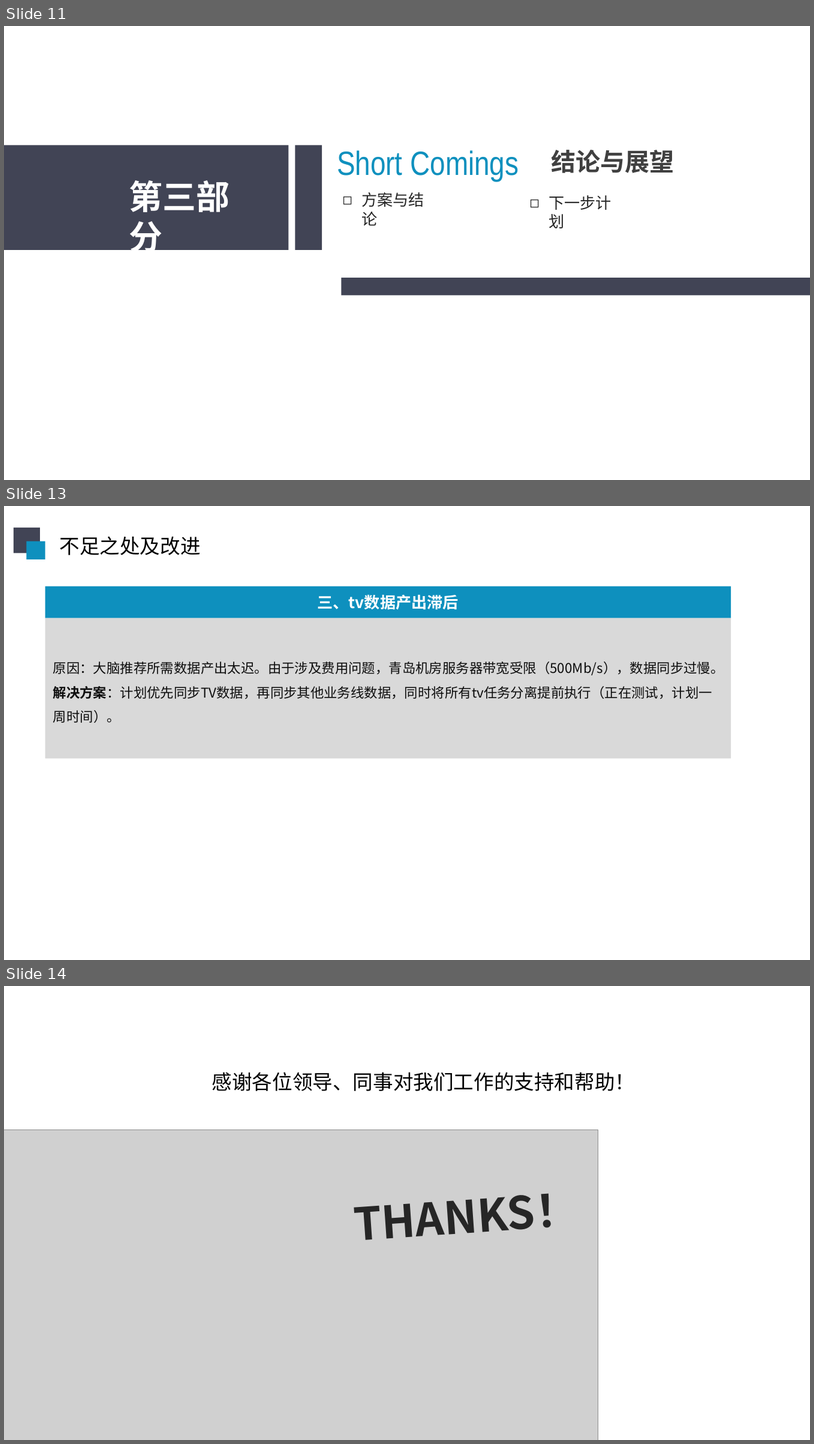
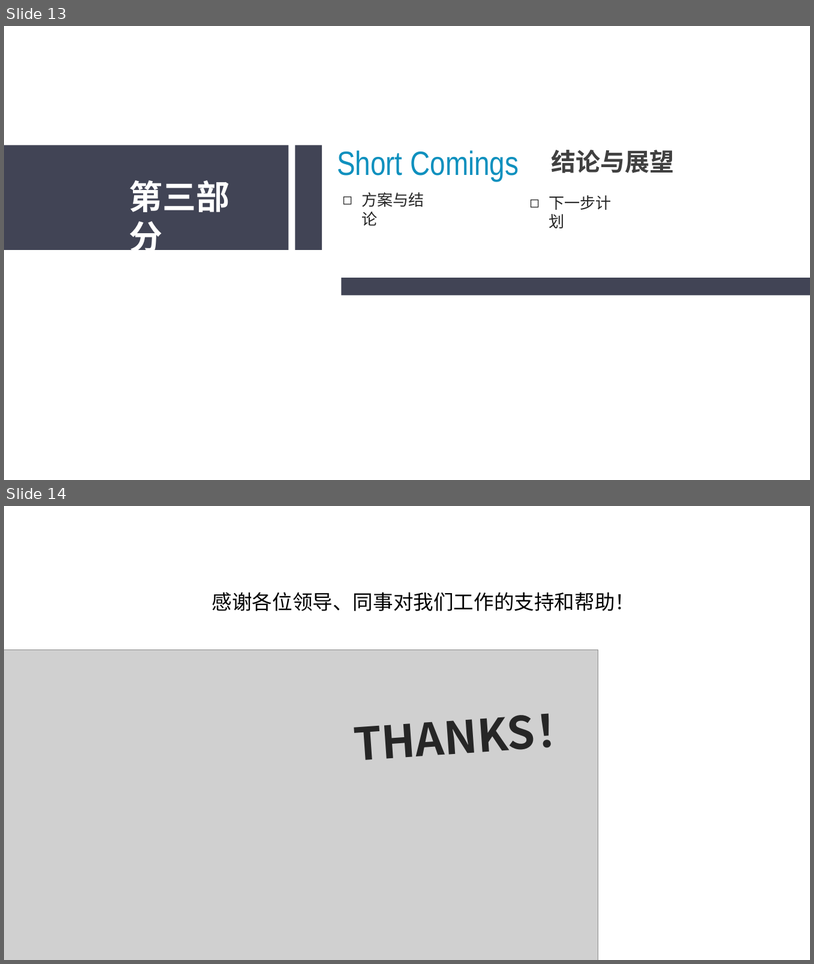
Before and after one commit to sunliangliang9201/interview_prepare, a slide deck: 在线阶段汇报20190606.pptx. Shown one above the other, each under a label of ours: slides 11, 13 and 14 before the commit, slides 13 and 14 after it; the slides between them are not shown. The pictures are 814x1444 and 814x964 pixels, drawn with LibreOffice and Linux fonts; fonts in the diff are those of the drawing; grey boxes stand for pictures. Boxes give left, top, right and bottom in pixels: in the first picture for what was removed or moved away, otherwise in the second. Text is boxed around its words. In the diff, an @@ line names an element or a change of style, - is before the commit and + after.

```diff
--- a/在线阶段汇报20190606.pptx
+++ b/在线阶段汇报20190606.pptx
@@ slide 13 removed at box(4, 506, 810, 960), background #FFFFFF @@
@@ rectangle removed at box(14, 528, 40, 553) @@
@@ rectangle removed at box(27, 541, 45, 560) @@
@@ text removed at box(60, 537, 201, 555) @@
-不足之处及改进
@@ rectangle removed at box(45, 586, 731, 617) @@
-三、tv数据产出滞后
@@ rectangle removed at box(45, 618, 731, 759) @@
-原因：大脑推荐所需数据产出太迟。由于涉及费用问题，青岛机房服务器带宽受限（500Mb/s），数据同步过慢。
-解决方案：计划优先同步TV数据，再同步其他业务线数据，同时将所有tv任务分离提前执行（正在测试，计划一周时间）。
@@ what was slide 11 is now slide 13 @@
```
Also in this commit, not shown: 3 slides changed, 6 slides added, 5 other slides removed.
